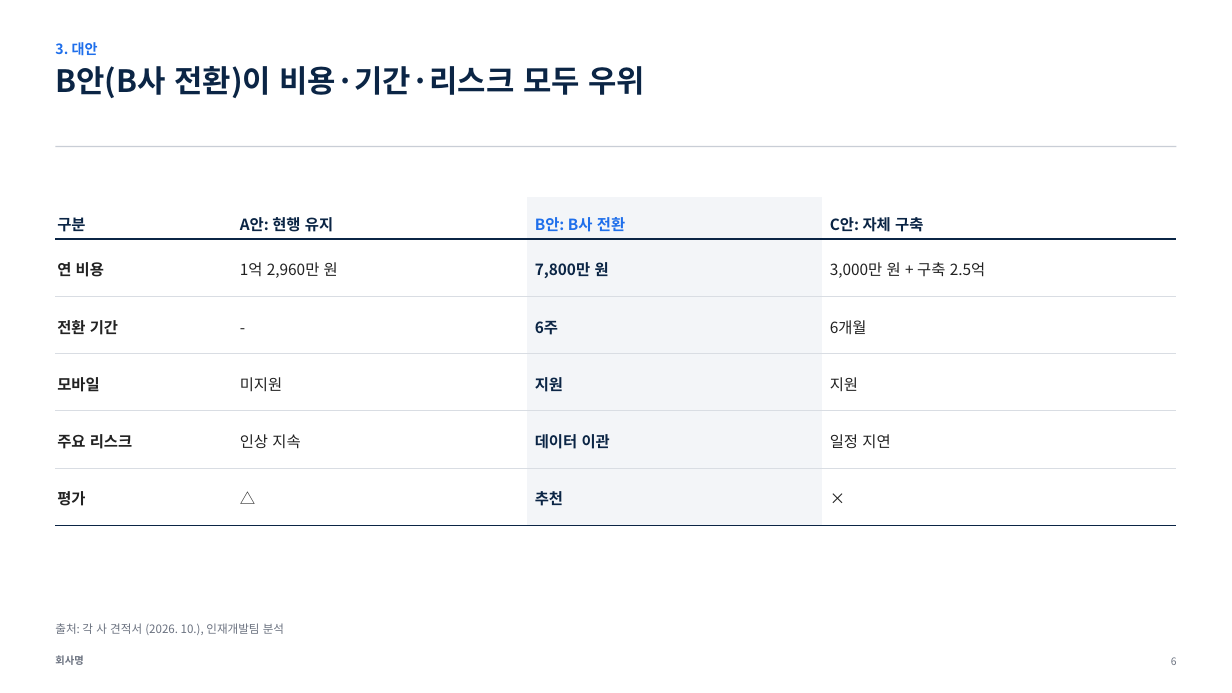
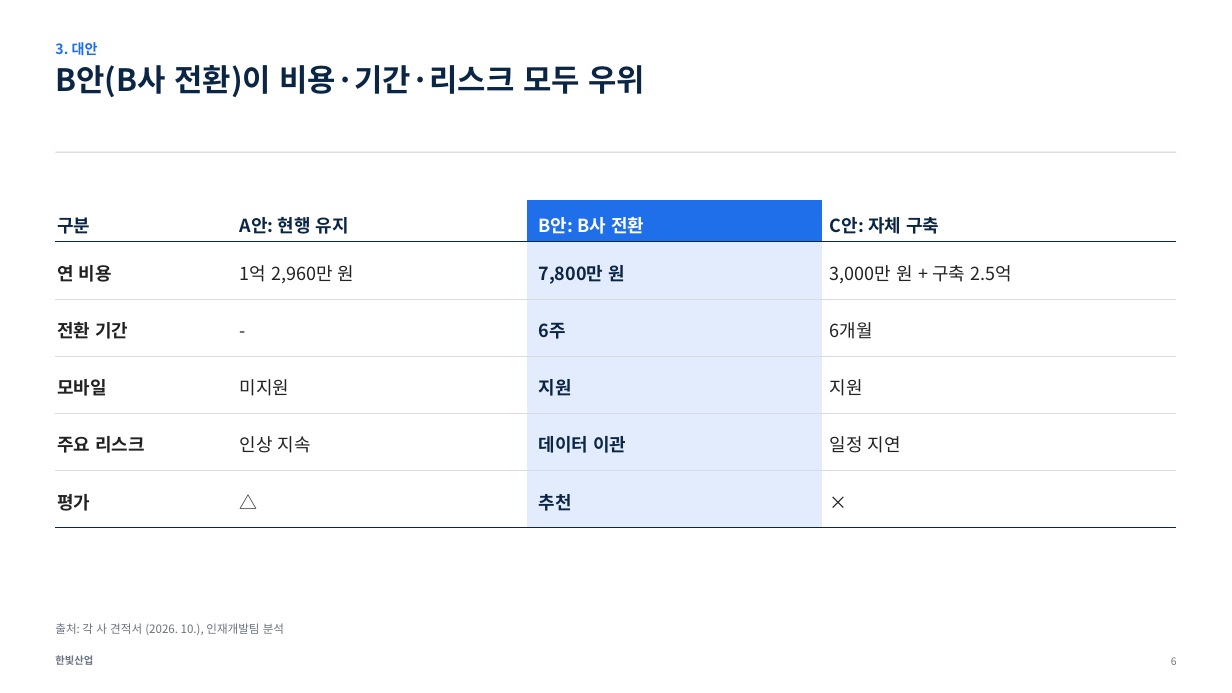
Before and after one commit to jch2100/document, a slide deck: slide 6 of examples/01-exec-report/result.pptx. Drawn at 1232x693 pixels with LibreOffice and Linux fonts; fonts in the diff are those of the drawing. Boxes give left, top, right and bottom in pixels: in the first picture for what was removed or moved away, otherwise in the second. Text is boxed around its words. In the diff, an @@ line names an element or a change of style, - is before the commit and + after.

```diff
--- a/examples/01-exec-report/result.pptx
+++ b/examples/01-exec-report/result.pptx
@@ rectangle: place and size @@
-rectangle at <box>55,146,1177,147</box>
+rectangle at <box>55,152,1177,152</box>
@@ table at <box>55,201,1177,529</box> @@
@@ fill #F3F5F8 to #1F6FEB in row 1, column 3 @@
@@ fill #F3F5F8 to #E2ECFC in 5 cells @@
@@ size 12 to 14 pt @@
@@ text colour #1F6FEB to #FFFFFF in "B안: B사 전환" @@
@@ table: place and size @@
-table at <box>55,197,1177,525</box>
+table at <box>55,201,1177,529</box>
@@ text at <box>55,655,93,665</box>: text changed @@
-회사명
+한빛산업
```
Also in this commit, not shown: 6 other slides changed, 43 other files.
